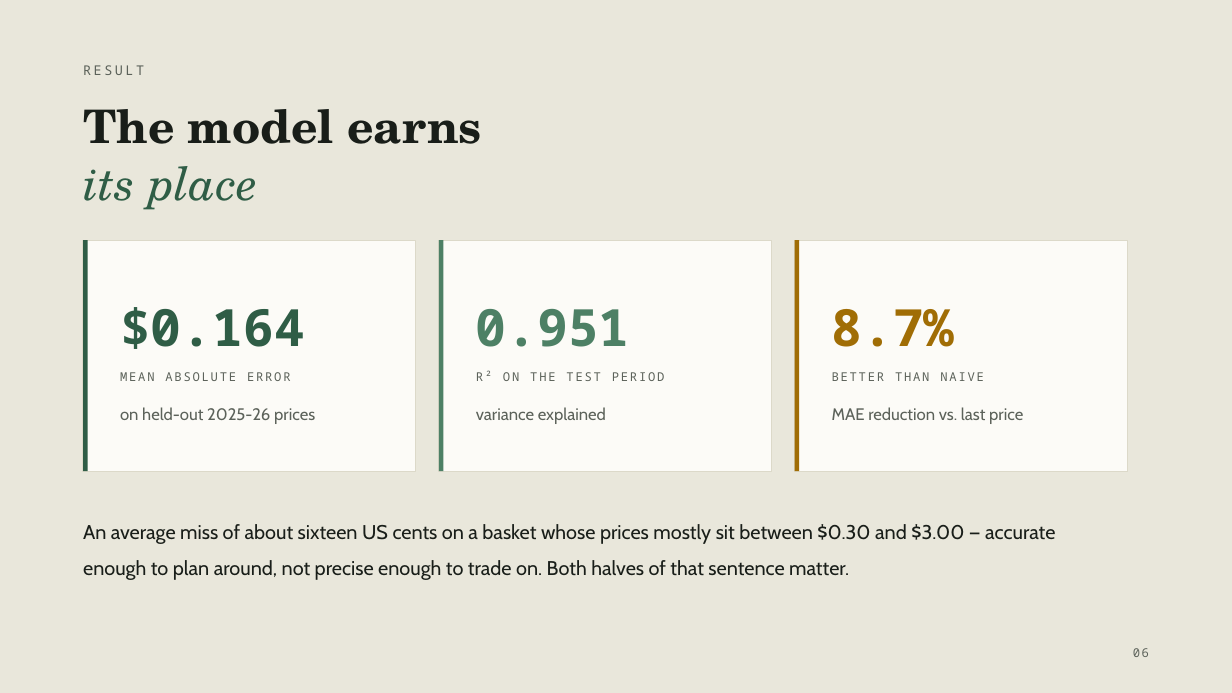
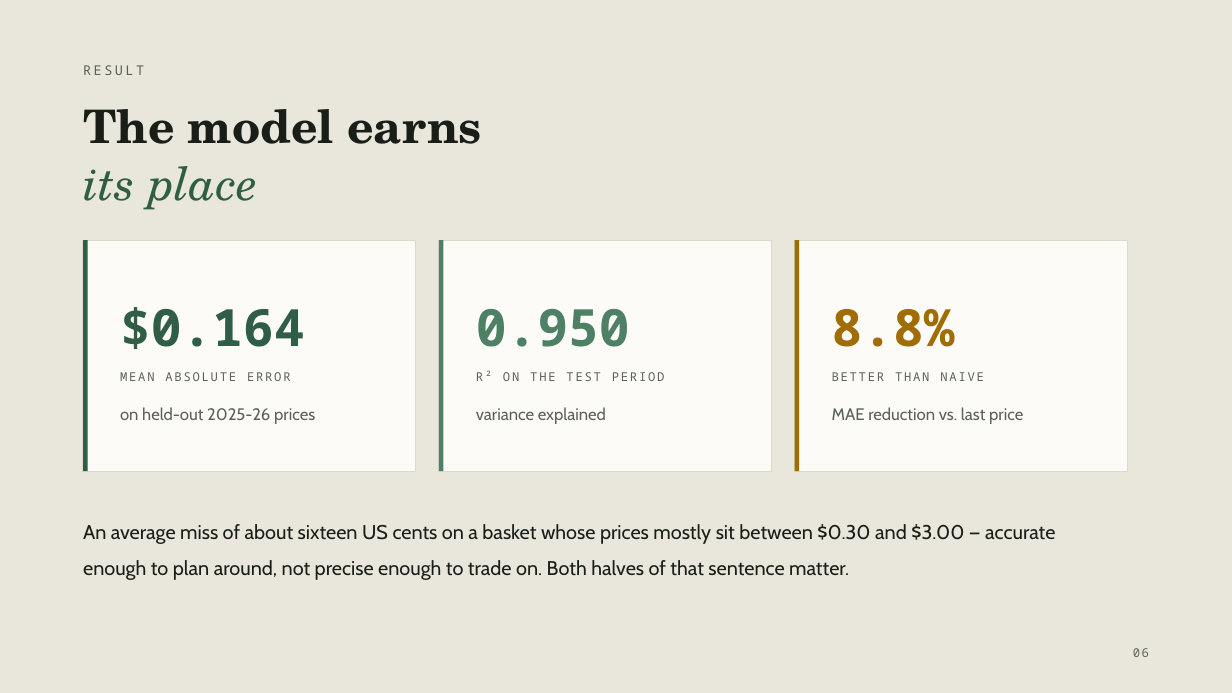
Before and after one commit to vaungsophal/food-price-prediction, a slide deck: slide 7 of reports/Cambodia_Food_Price_Forecast.pptx. Drawn at 1232x693 pixels with LibreOffice and Linux fonts; fonts in the diff are those of the drawing. Boxes give left, top, right and bottom in pixels: in the first picture for what was removed or moved away, otherwise in the second. Text is boxed around its words. In the diff, an @@ line names an element or a change of style, - is before the commit and + after.

```diff
--- a/reports/Cambodia_Food_Price_Forecast.pptx
+++ b/reports/Cambodia_Food_Price_Forecast.pptx
@@ text at [476,309,630,347]: text changed @@
-0.951
+0.950
@@ text at [832,309,955,347]: text changed @@
-8.7%
+8.8%
```
Also in this commit, not shown: 4 other slides changed, 5 slides added, 8 slides removed, 3 other files.
